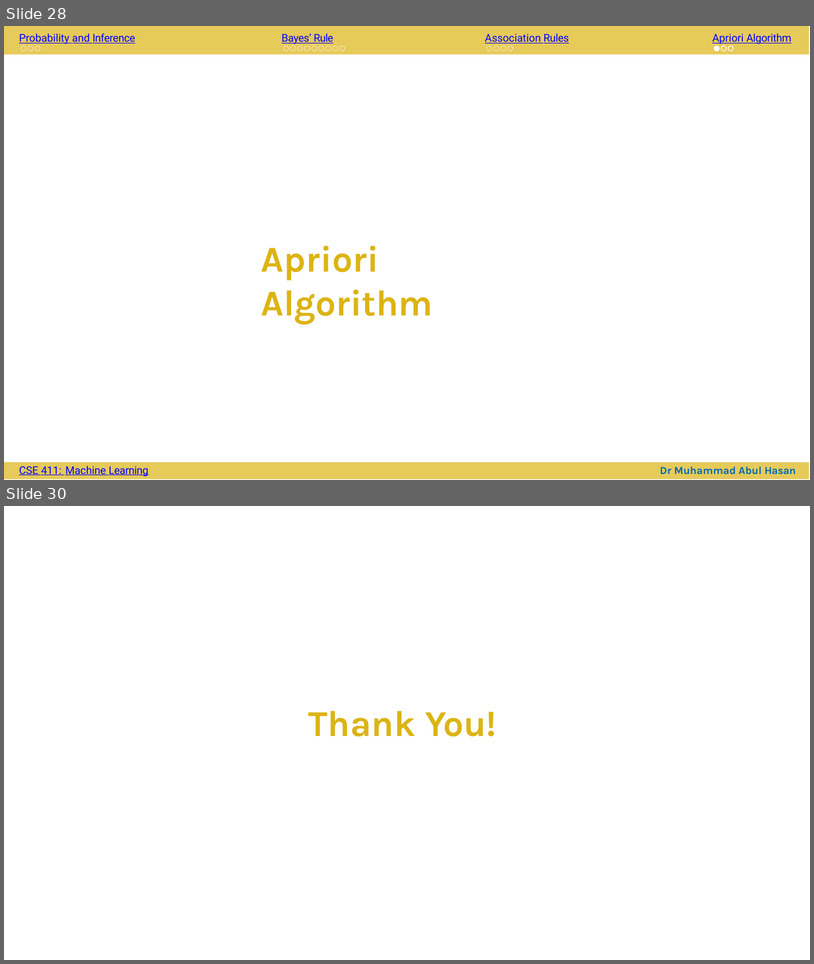
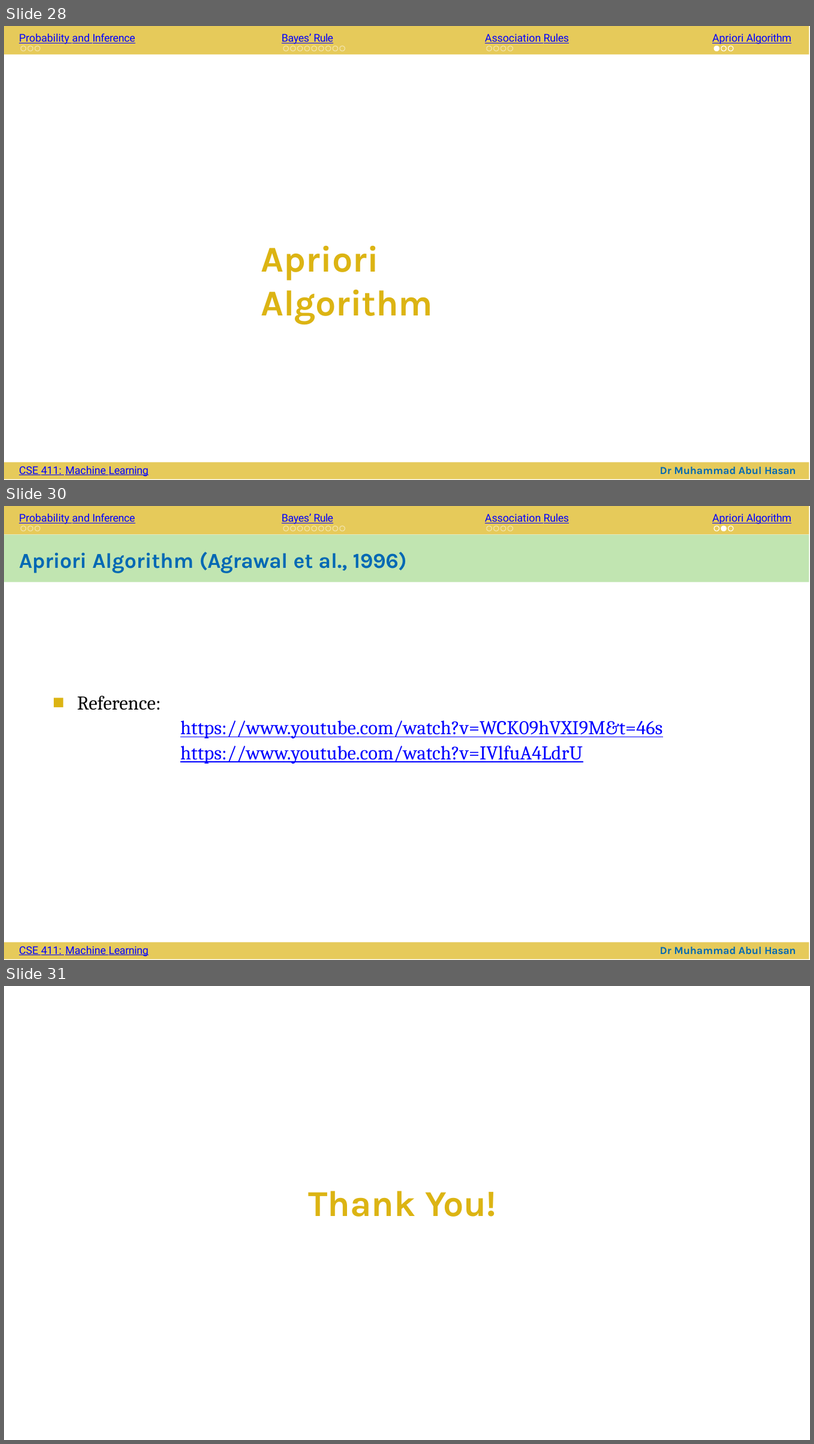
Before and after one commit to abrarhasan3/Green-Uni-All-Academic-Content, a slide deck: CSE 411 Machine Learning/CSE_411_ML_Ch_3 (1).pptx. Shown one above the other, each under a label of ours: slides 28 and 30 before the commit, slides 28, 30 and 31 after it; the slides between them are not shown. The pictures are 814x964 and 814x1444 pixels, drawn with LibreOffice and Linux fonts; fonts in the diff are those of the drawing; background and template pictures are left out. Boxes give left, top, right and bottom in pixels: in the first picture for what was removed or moved away, otherwise in the second. Text is boxed around its words. In the diff, an @@ line names an element or a change of style, - is before the commit and + after.

```diff
--- a/CSE 411 Machine Learning/CSE_411_ML_Ch_3 (1).pptx
+++ b/CSE 411 Machine Learning/CSE_411_ML_Ch_3 (1).pptx
@@ slide 30 added at bbox=[4, 506, 810, 960], background #FFFFFF; not listed: 1 template element that a slide beside it also shows @@
@@ text added at bbox=[19, 513, 135, 524], 6 pt, text #0000FF, underline @@
+Probability and Inference
@@ text added at bbox=[282, 513, 333, 524], 6 pt, text #0000FF, underline @@
+Bayes’ Rule
@@ text added at bbox=[485, 513, 569, 523], 6 pt, text #0000FF, underline @@
+Association Rules
@@ text added at bbox=[713, 513, 792, 524], 6 pt, text #0000FF, underline @@
+Apriori Algorithm
@@ freeform shape added at bbox=[4, 534, 809, 582], fill #C1E5B1 @@
@@ freeform shape added at bbox=[21, 526, 26, 532], outline #F2E4AC 0.4 pt @@
@@ freeform shape added at bbox=[28, 526, 33, 532], outline #F2E4AC 0.4 pt @@
@@ freeform shape added at bbox=[35, 526, 40, 532], outline #F2E4AC 0.4 pt @@
@@ group added at bbox=[284, 526, 345, 532]: 9 freeform shapes @@
@@ group added at bbox=[487, 526, 513, 532]: 4 freeform shapes @@
@@ group added at bbox=[714, 526, 734, 532]: 4 freeform shapes @@
@@ text added at bbox=[19, 552, 407, 573], 12 pt, text #0168B4, bold @@
+Apriori Algorithm (Agrawal et al., 1996)
@@ text added at bbox=[77, 696, 663, 763], 11 pt, text #0000FF, underline @@
+■ Reference:
+https://www.youtube.com/watch?v=WCK09hVXI9M&t=46s
+https://www.youtube.com/watch?v=IVlfuA4LdrU
@@ freeform shape added at bbox=[4, 942, 809, 958], fill #E6CA5A @@
@@ text added at bbox=[19, 945, 149, 956], 6 pt, text #0000FF, underline @@
+CSE 411: Machine Learning
@@ text added at bbox=[660, 946, 796, 954], 6 pt, text #0168B4, bold @@
+Dr Muhammad Abul Hasan
@@ what was slide 30 is now slide 31 @@
```
Also in this commit, not shown: 1 slide changed.
